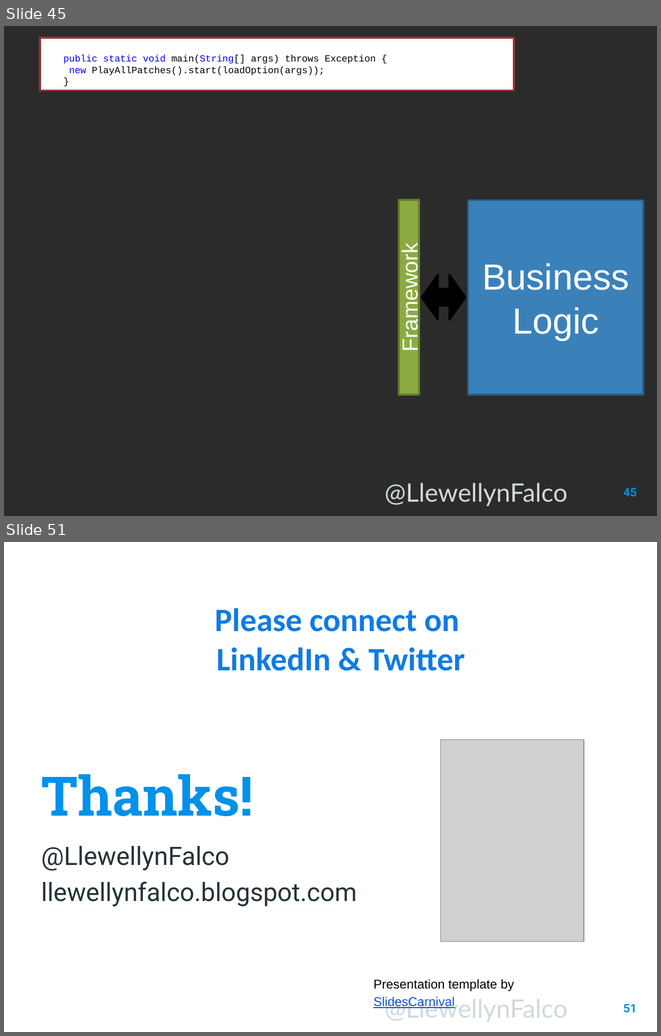
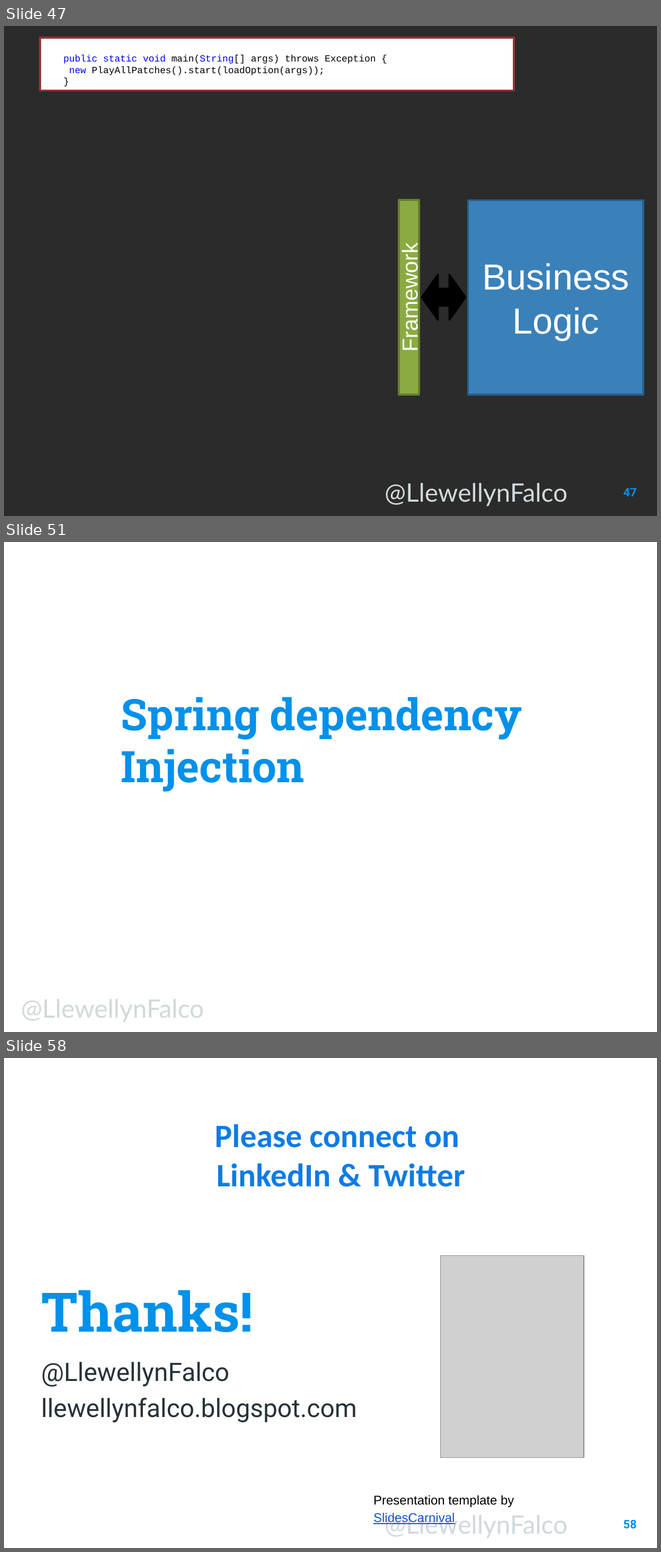
Before and after one commit to isidore/Talk-AvoidingLockIn, a slide deck: Avoiding Lock-In.pptx. Shown one above the other, each under a label of ours: slides 45 and 51 before the commit, slides 47, 51 and 58 after it; the slides between them are not shown. The pictures are 661x1036 and 661x1552 pixels, drawn with LibreOffice and Linux fonts; fonts in the diff are those of the drawing; grey boxes stand for pictures; background and template pictures are left out; a plain dark background stands for a picture behind light text. Boxes give left, top, right and bottom in pixels: in the first picture for what was removed or moved away, otherwise in the second. Text is boxed around its words. In the diff, an @@ line names an element or a change of style, - is before the commit and + after.

```diff
--- a/Avoiding Lock-In.pptx
+++ b/Avoiding Lock-In.pptx
@@ slide 51 added at box(4, 542, 657, 1032), background picture (left out) @@
@@ title added at box(121, 697, 522, 792), 48 pt, text #0091EA, bold @@
+Spring dependency Injection
@@ text added at box(21, 999, 204, 1022), 28 pt, text #D0D9DC @@
+@LlewellynFalco
@@ what was slide 45 is now slide 47 @@
@@ page number at box(623, 488, 636, 496): text changed @@
-45
+47
@@ what was slide 51 is now slide 58 @@
@@ page number at box(623, 1520, 636, 1529): text changed @@
-51
+58
```
Also in this commit, not shown: 4 slides changed, 8 other slides added, 2 slides removed.
